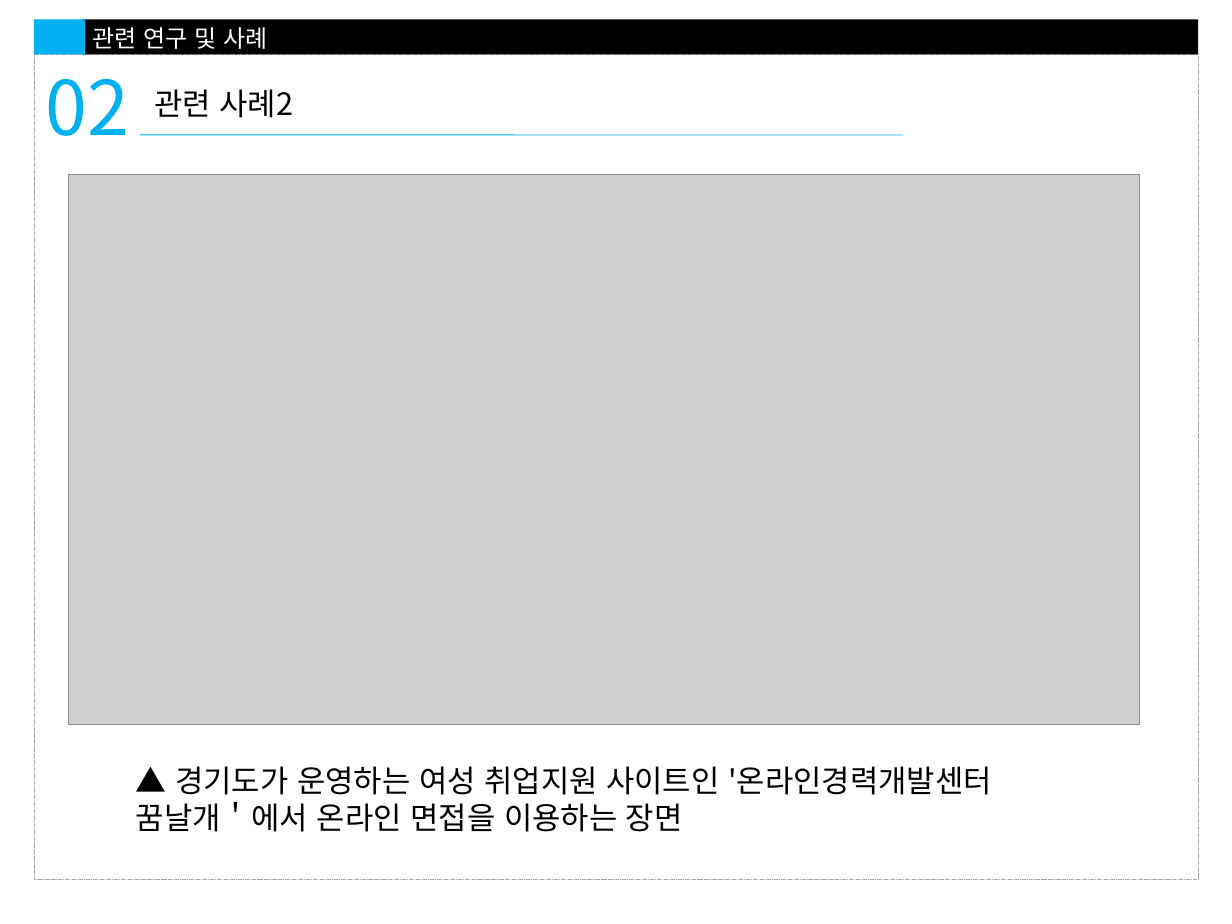
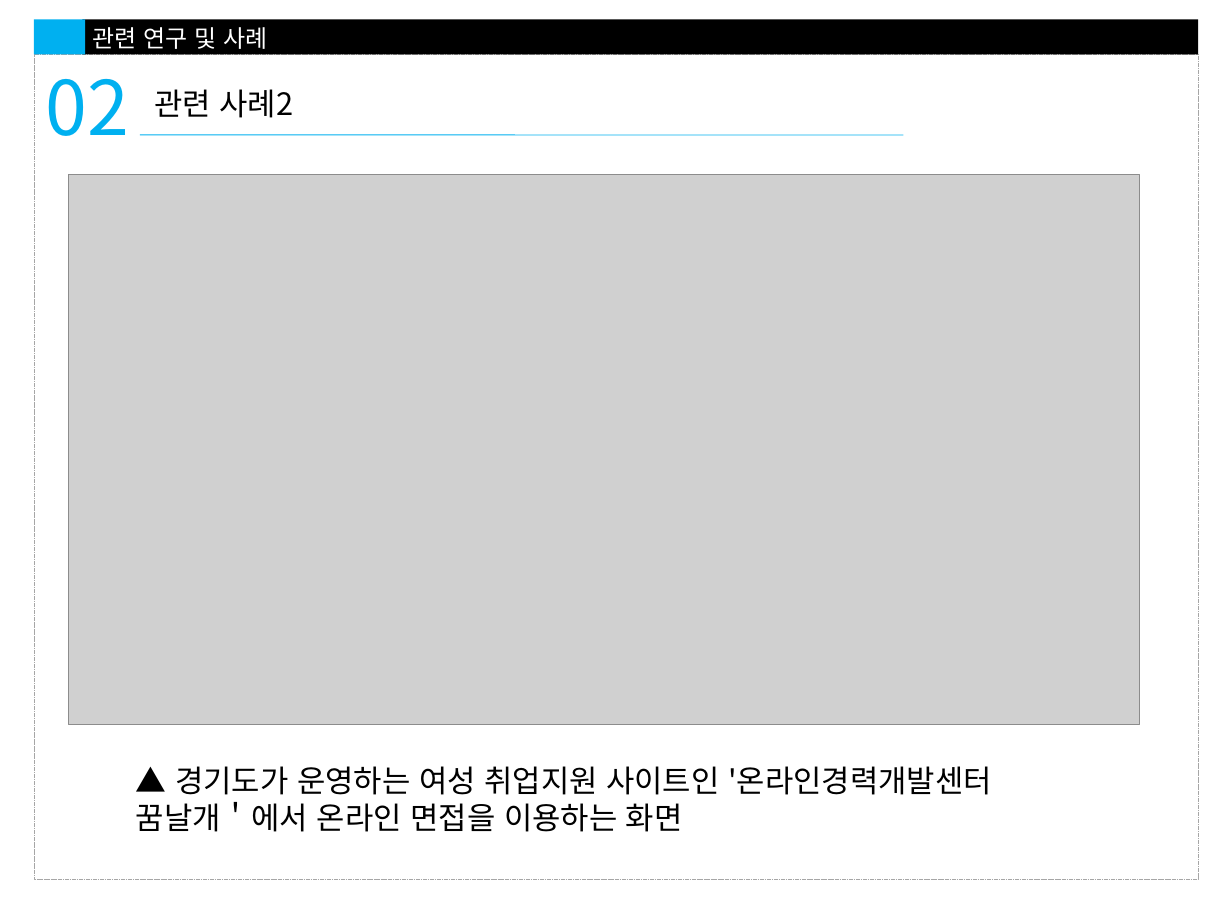
Before and after one commit to mwan91/-----------, a slide deck: slide 6 of 최종)온라인 화상 면접 웹애플리케이션.pptx. Drawn at 1232x924 pixels with LibreOffice and Linux fonts; fonts in the diff are those of the drawing; grey boxes stand for pictures. Boxes give left, top, right and bottom in pixels: in the first picture for what was removed or moved away, otherwise in the second. Text is boxed around its words. In the diff, an @@ line names an element or a change of style, - is before the commit and + after.

```diff
--- a/최종)온라인 화상 면접 웹애플리케이션.pptx
+++ b/최종)온라인 화상 면접 웹애플리케이션.pptx
@@ text at box(136, 766, 992, 832): text changed @@
-▲ 경기도가 운영하는 여성 취업지원 사이트인 '온라인경력개발센터 꿈날개＇에서 온라인 면접을 이용하는 장면
+▲ 경기도가 운영하는 여성 취업지원 사이트인 '온라인경력개발센터 꿈날개＇에서 온라인 면접을 이용하는 화면
```
Also in this commit, not shown: 4 other slides changed, 1 slide added.
